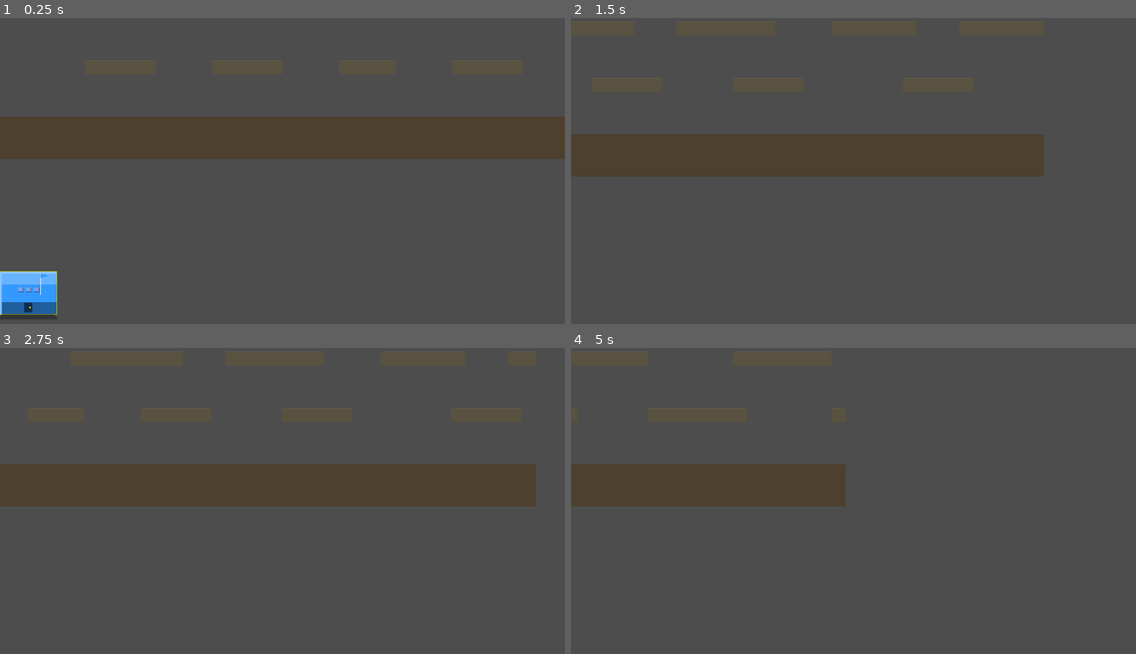
Above: before the commit, frames 1-4 (two rows, left to right).
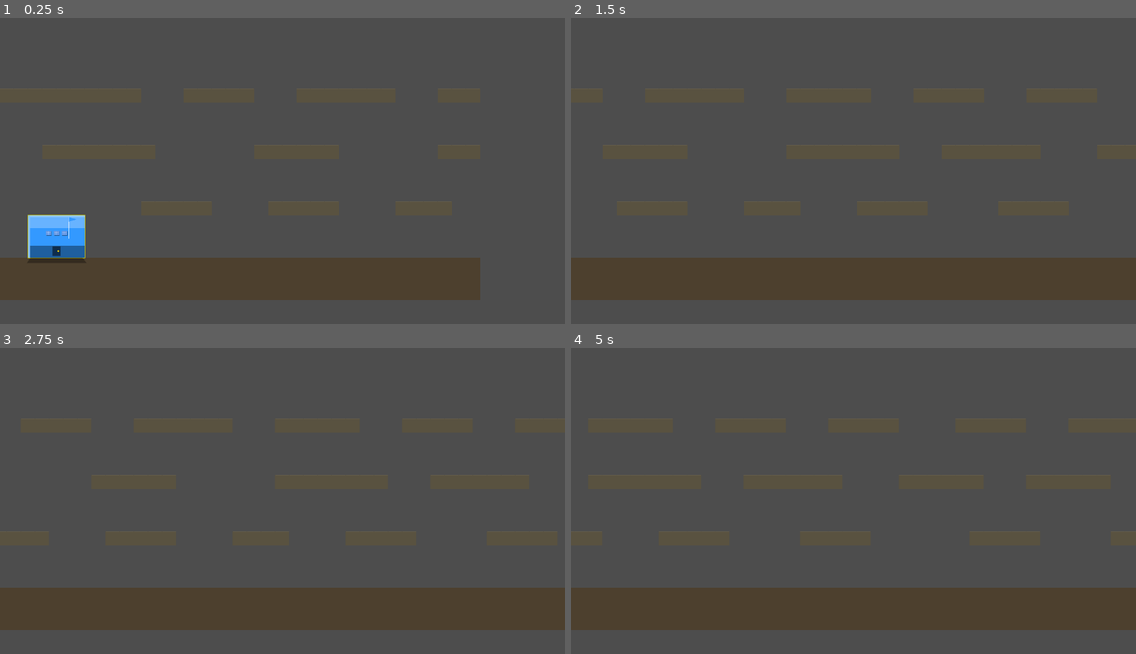
Above: after the commit, the same moments.

Repository: infinitybiscuit/fortress-command
Game: Godot game, scene res://scenes/game/game_scene.tscn
The game is run twice, just before and just after one commit, with the same random seed, the same clock (stepped at 60 frames per second) and the same inputs.
Inputs (mouse positions are in pixels of both pictures, inside the frame that each line leads up to):
- Up to frame 1 (0.25 s): no input
- Up to frame 2 (1.5 s): tap Enter at 0.5 s; move the mouse to (977, 161) at 0.52 s; hold Right (ui_right) from 0.53 s (still down); click (977, 161) at 0.67 s; tap Up (ui_up) at 0.77 s; move the mouse to (740, 192) at 1.27 s
- Up to frame 3 (2.75 s): tap Up (ui_up) at 1.52 s; move the mouse to (339, 436) at 2.02 s; release Right (ui_right) at 2.03 s; hold Left (ui_left) from 2.03 s (still down)
- Up to frame 4 (5 s): move the mouse to (825, 571) at 2.77 s; release Left (ui_left) at 2.78 s; hold Right (ui_right) 2.78-4.28 s; click (825, 571) at 2.92 s; tap Up (ui_up) at 3.02, 3.77, 4.52 s; move the mouse to (1023, 553) at 3.52 s; move the mouse to (684, 458) at 4.27 s; hold Left (ui_left) from 4.28 s (still down)

The runs differ from the first frame. In frame 1, 26% of the frame differs, in the area x 0-100%, y 32-99%; in frame 2, 23%; in frame 3, 25%; in frame 4, 19%.

Commit message:
Fix double camera-offset rendering bug causing HQ to appear below ground
The renderer was manually subtracting cam_offset to convert world→screen, but
an active Camera2D was also applying the camera transform — every entity and
tile was drawn at (world_pos - cam_offset) in local space, then shifted again
by the camera, placing everything far off from their actual world positions.

Fix: draw at world coordinates in local space and let Camera2D handle the
viewport transform:
- draw_terrain: tiles draw at (tx*32, ty*32) — tilemap is at world (0,0)
- draw_building: screen_pos = Vector2.ZERO in building's local space
- draw_unit: screen_pos = Vector2.ZERO in unit's local space
- terrain culling corrected to use camera center ± half-viewport extents

Also remove per-frame debug print spam from FortressCamera._process and
update initial camera position to center on the player HQ area.

https://claude.ai/code/session_01FFsLYEoZBhHorYKSisAVT4

Diff:
--- a/godot/scripts/autoload/game_renderer.gd
+++ b/godot/scripts/autoload/game_renderer.gd
@@ -52,7 +52,8 @@
 static func draw_unit(canvas: CanvasItem, unit: Unit, cam_offset: Vector2) -> void:
 	var faction: int = unit.faction as int
 	var pc: Color = _player_color(faction)
-	var screen_pos: Vector2 = unit.global_position - cam_offset
+	# Draw in unit's local space — Camera2D handles world→screen transform
+	var screen_pos: Vector2 = Vector2.ZERO
 
 	var stats: Dictionary = Unit.STATS.get(unit.unit_type, Unit.STATS.get("soldier"))
 	var w: float = 12.0
@@ -157,7 +158,8 @@
 static func draw_building(canvas: CanvasItem, building: Building, cam_offset: Vector2) -> void:
 	var faction: int = building.faction as int
 	var pc: Color = _player_color(faction)
-	var screen_pos: Vector2 = building.global_position - cam_offset
+	# Draw in building's local space — Camera2D handles world→screen transform
+	var screen_pos: Vector2 = Vector2.ZERO
 
 	var world_w: float = building.world_width
 	var world_h: float = building.world_height
@@ -417,10 +419,15 @@
 ## ── Terrain Drawing ────────────────────────────────────────────────────────────
 
 static func draw_terrain(canvas: CanvasItem, tilemap, cam_offset: Vector2, screen_size: Vector2) -> void:
-	var left_tile: int = max(0, int(floor(cam_offset.x / TILE_SIZE)))
-	var right_tile: int = min(tilemap.MAP_WIDTH if "MAP_WIDTH" in tilemap else MAP_WIDTH_TILES, int(floor((cam_offset.x + screen_size.x) / TILE_SIZE)) + 1)
-	var top_tile: int = 0
-	var bottom_tile: int = tilemap.MAP_HEIGHT if "MAP_HEIGHT" in tilemap else MAP_HEIGHT_TILES
+	# cam_offset is the camera CENTER — compute visible tile range from half-extents
+	var half_w: float = screen_size.x / 2.0
+	var half_h: float = screen_size.y / 2.0
+	var map_w: int = tilemap.MAP_WIDTH if "MAP_WIDTH" in tilemap else MAP_WIDTH_TILES
+	var map_h: int = tilemap.MAP_HEIGHT if "MAP_HEIGHT" in tilemap else MAP_HEIGHT_TILES
+	var left_tile: int = max(0, int(floor((cam_offset.x - half_w) / TILE_SIZE)))
+	var right_tile: int = min(map_w, int(floor((cam_offset.x + half_w) / TILE_SIZE)) + 2)
+	var top_tile: int = max(0, int(floor((cam_offset.y - half_h) / TILE_SIZE)))
+	var bottom_tile: int = min(map_h, int(floor((cam_offset.y + half_h) / TILE_SIZE)) + 2)
 
 	var tile_size_f: float = float(TILE_SIZE)
 
@@ -431,7 +438,9 @@
 				continue
 			var world_x: float = tx * tile_size_f
 			var world_y: float = ty * tile_size_f
-			var screen_pos: Vector2 = Vector2(world_x, world_y) - cam_offset
+			# Draw at world coordinates — tilemap node is at (0,0) so local=world
+			# Camera2D handles the world→screen transform automatically
+			var screen_pos: Vector2 = Vector2(world_x, world_y)
 			var tile_color: Color
 			match tile:
 				TILE_GROUND:
--- a/godot/scripts/game/camera_2d.gd
+++ b/godot/scripts/game/camera_2d.gd
@@ -21,11 +21,9 @@
 var _target_position: Vector2 = Vector2.ZERO
 
 func _ready() -> void:
-	var vp: Vector2 = get_viewport_rect().size
-	print("FortressCamera _ready — viewport: ", vp, " zoom: ", zoom)
-	# Blue HQ is at x=64 — center camera on blue HQ
-	# camera at x=128 means visible world x=[-512, 768], blue HQ [64,192] is on screen
-	position = Vector2(128.0, 320.0)
+	# Start near the player HQ (tile 2, ground_y≈14 → world x=64)
+	# Center horizontally on HQ region, vertically on world mid-height
+	position = Vector2(400.0, WORLD_HEIGHT / 2.0)
 	_target_position = position
 
 	limit_left = 0
@@ -36,8 +34,6 @@
 	make_current()
 
 func _process(delta: float) -> void:
-	if OS.is_debug_build():
-		print("FortressCamera pos: ", position, " viewport: ", get_viewport_rect().size)
 
 	var move: Vector2 = Vector2.ZERO
 
